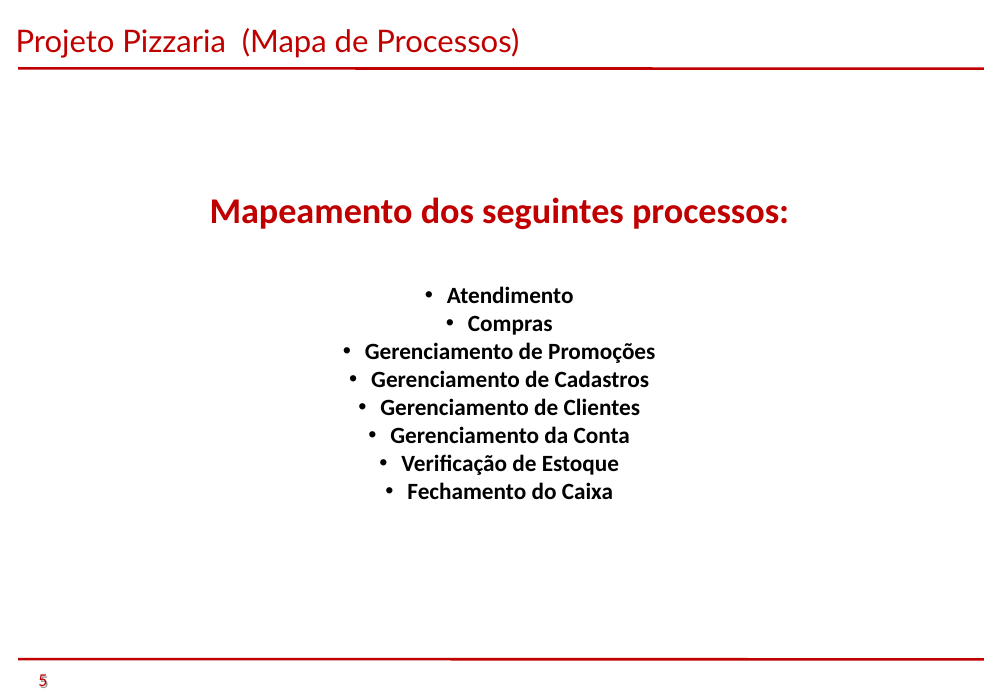
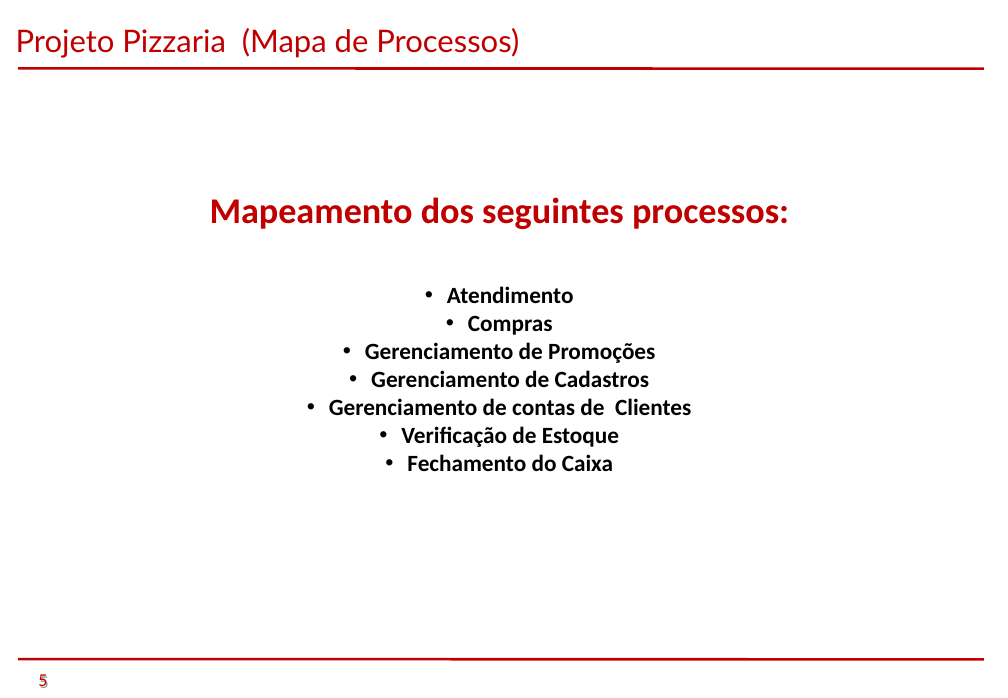
Before and after one commit to Peridian/tcmpizzaria, a slide deck: slide 5 of trunk/TCM - Pizzaria - Semestre 1 - 2014/PTCC/Apresentação/Pizzaria.ppt. Drawn at 1008x698 pixels with LibreOffice and Linux fonts; fonts in the diff are those of the drawing; background and template pictures are left out. Boxes give left, top, right and bottom in pixels: in the first picture for what was removed or moved away, otherwise in the second. Text is boxed around its words. In the diff, an @@ line names an element or a change of style, - is before the commit and + after.

```diff
--- a/trunk/TCM - Pizzaria - Semestre 1 - 2014/PTCC/Apresentação/Pizzaria.ppt
+++ b/trunk/TCM - Pizzaria - Semestre 1 - 2014/PTCC/Apresentação/Pizzaria.ppt
@@ text at box(329, 398, 691, 415): text changed @@
-• Gerenciamento de Clientes
-• Gerenciamento da Conta
+• Gerenciamento de contas de Clientes
```
Also in this commit, not shown: 4 other slides changed, 16 other files.
